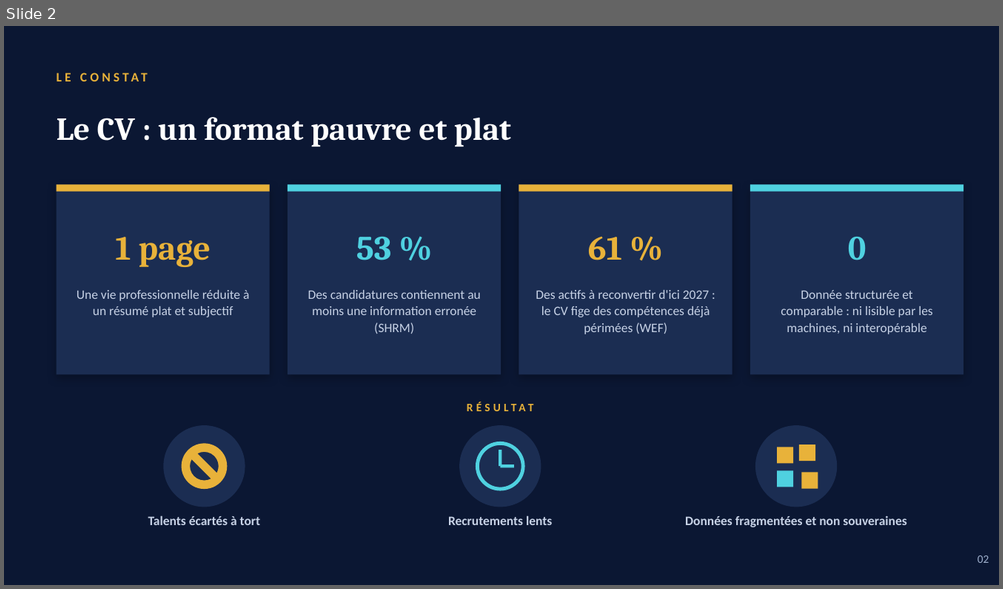
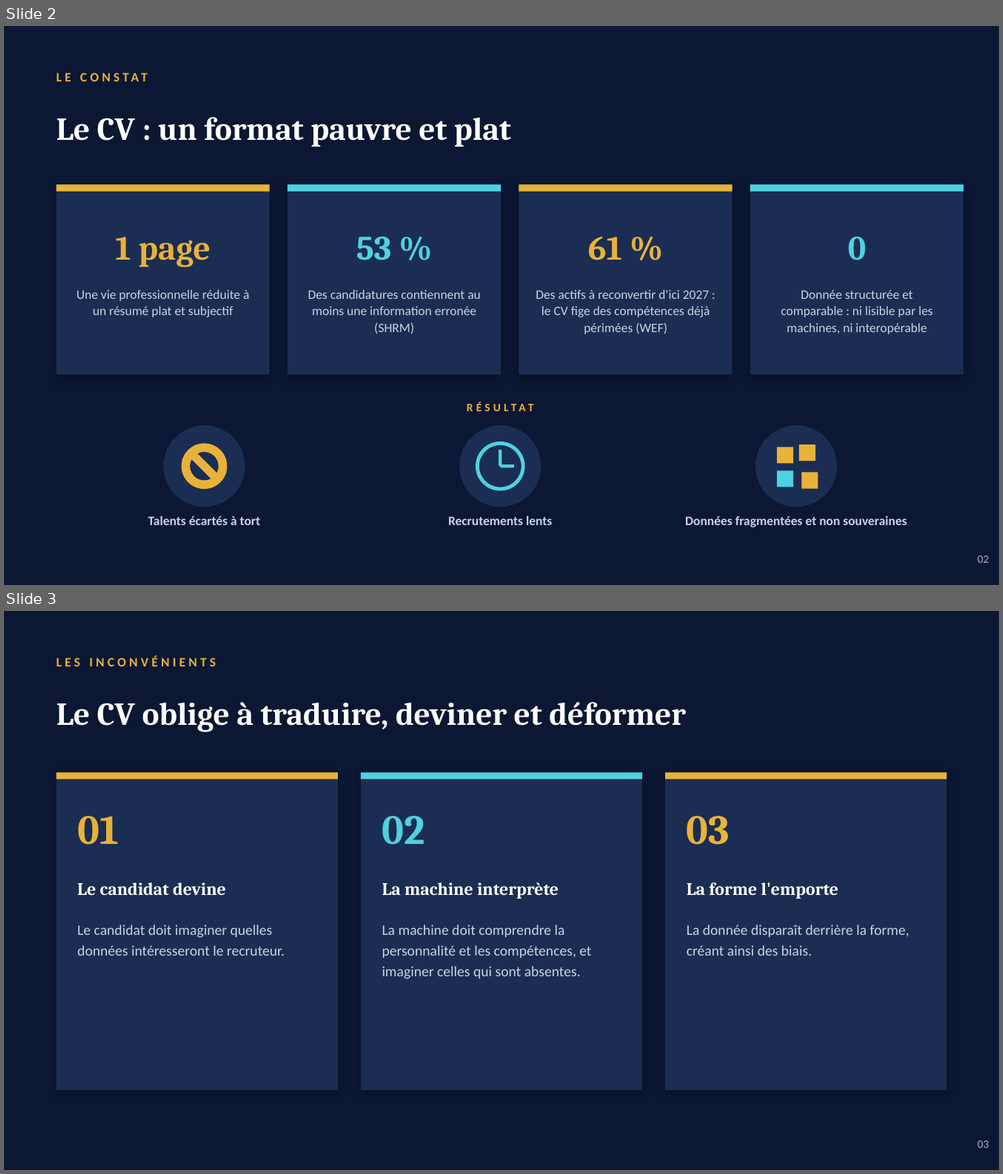
Before and after one commit to remiv1/hr-x, a slide deck: doc/HRX_dirigeants.pptx. Shown one above the other, each under a label of ours: slide 2 before the commit, slides 2 and 3 after it. The pictures are 1003x589 and 1003x1174 pixels, drawn with LibreOffice and Linux fonts; fonts in the diff are those of the drawing. Boxes give left, top, right and bottom in pixels: in the first picture for what was removed or moved away, otherwise in the second. Text is boxed around its words. In the diff, an @@ line names an element or a change of style, - is before the commit and + after.

```diff
--- a/doc/HRX_dirigeants.pptx
+++ b/doc/HRX_dirigeants.pptx
@@ slide 3 added at <box>4,611,999,1170</box>, background #0B1733 @@
@@ text added at <box>57,655,216,667</box>, 12.5 pt, text #E8B23A, bold @@
+LES INCONVÉNIENTS
@@ text added at <box>57,702,686,732</box>, 31 pt, text #FFFFFF, bold @@
+Le CV oblige à traduire, deviner et déformer
@@ group added at <box>57,773,338,1091</box>: 3 texts, 2 rectangles @@
+01
+Le candidat devine
+Le candidat doit imaginer quelles données intéresseront le recruteur.
@@ group added at <box>361,773,642,1091</box>: 3 texts, 2 rectangles @@
+02
+La machine interprète
+La machine doit comprendre la personnalité et les compétences, et imaginer celles qui sont absentes.
@@ group added at <box>665,773,946,1091</box>: 3 texts, 2 rectangles @@
+03
+La forme l'emporte
+La donnée disparaît derrière la forme, créant ainsi des biais.
@@ text added at <box>977,1141,989,1148</box>, 11 pt, text #9FB0CD @@
+03
```
Also in this commit, not shown: 1 slide changed, 21 other files.
